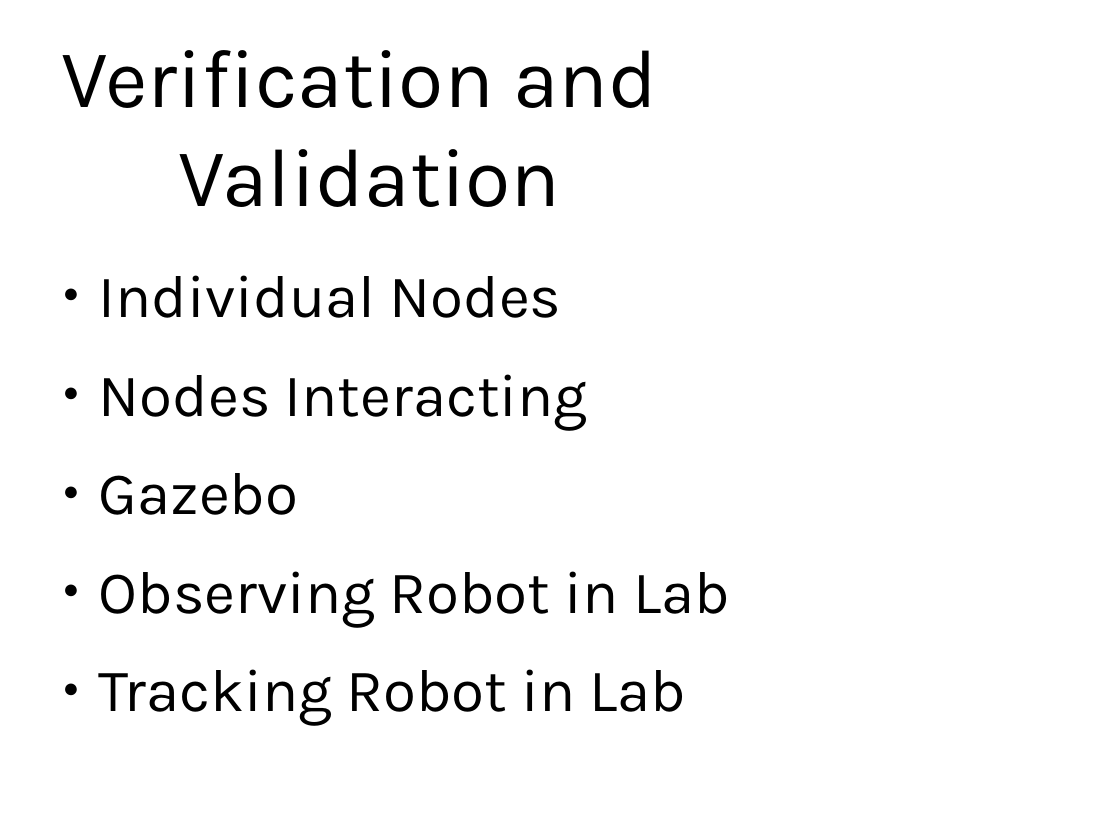
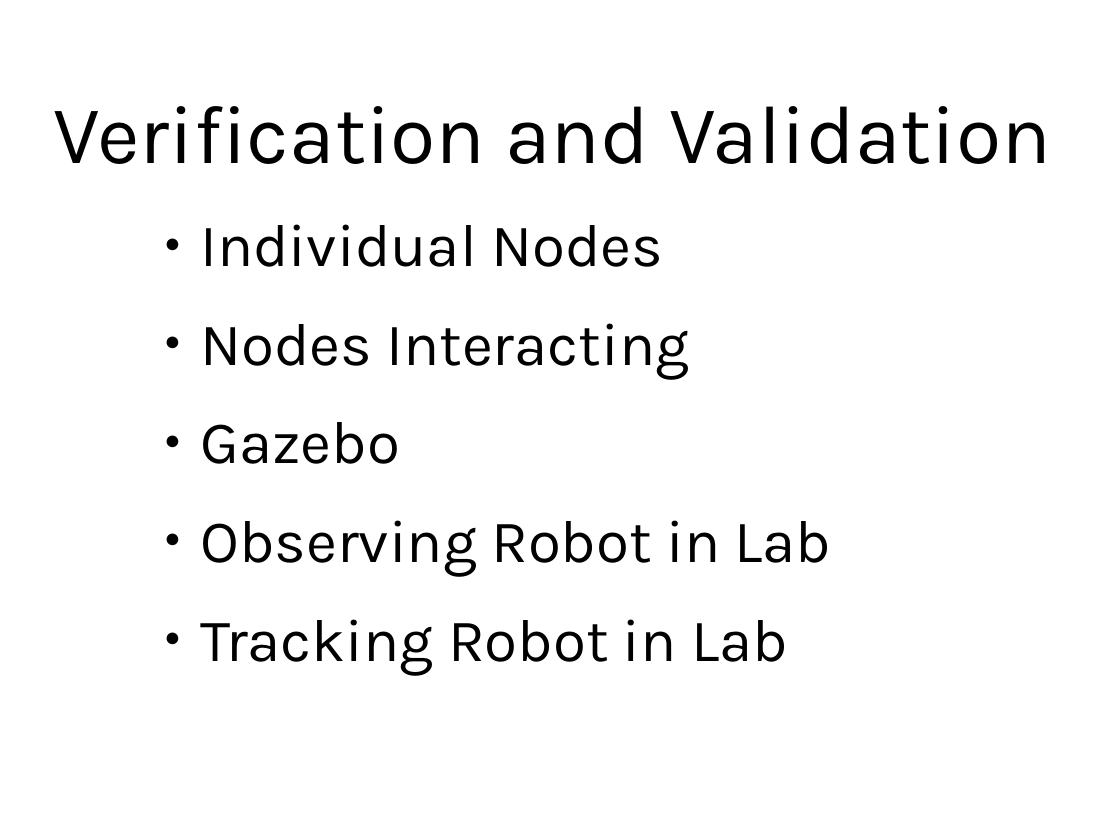
Before and after one commit to navh/coatimunde, a slide deck: slide 18 of Data Item Deliverables/DesignOverview.odp (slide 14 before the commit). Drawn at 1120x840 pixels with LibreOffice and Linux fonts; fonts in the diff are those of the drawing; background and template pictures are left out. Boxes give left, top, right and bottom in pixels: in the first picture for what was removed or moved away, otherwise in the second. Text is boxed around its words. In the diff, an @@ line names an element or a change of style, - is before the commit and + after.

```diff
--- a/Data Item Deliverables/DesignOverview.odp
+++ b/Data Item Deliverables/DesignOverview.odp
@@ title "Verification and Validation" rewrapped from [62,50,657,207] to [53,106,1051,164] @@
@@ text "Individual Nodes": place and size @@
-text "Individual Nodes" at [99,275,730,726]
+text "Individual Nodes" at [200,224,832,675]
```
Also in this commit, not shown: 5 slides added, 1 slide removed, 5 other files.
